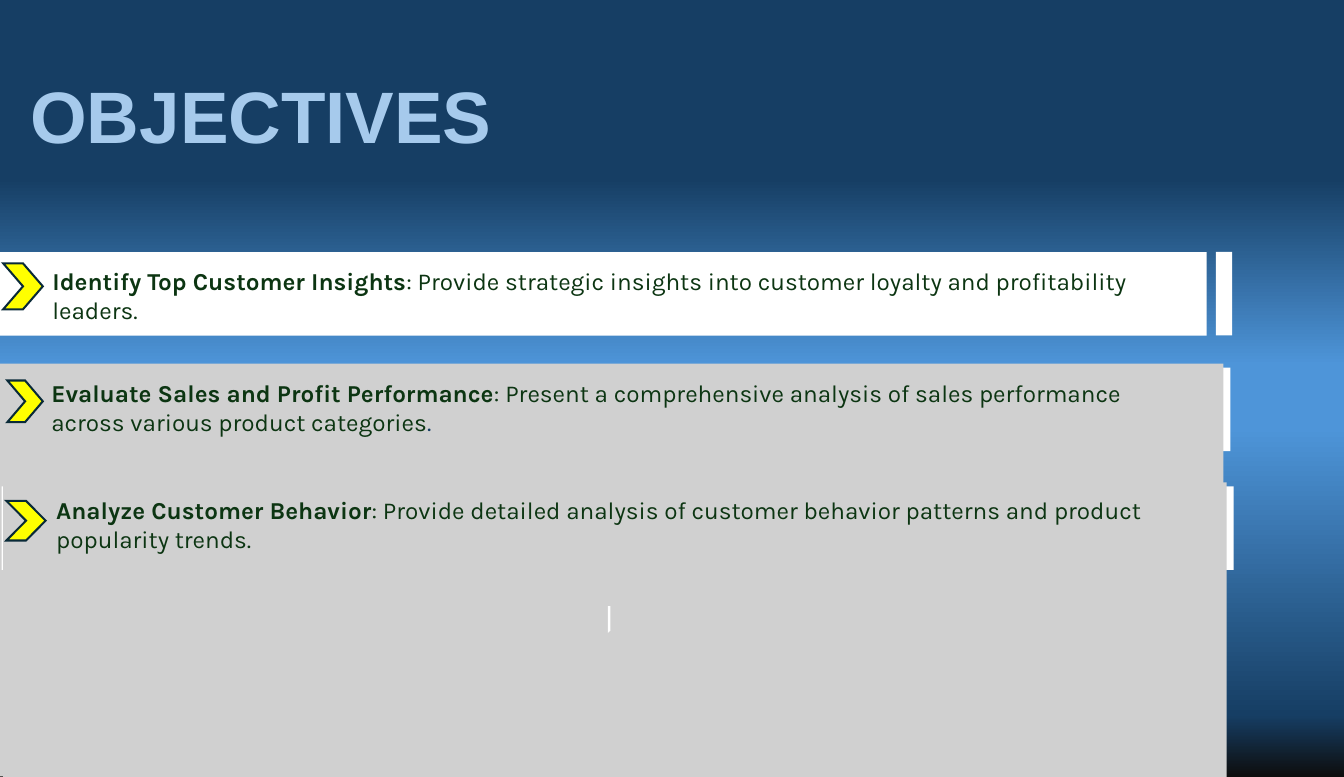
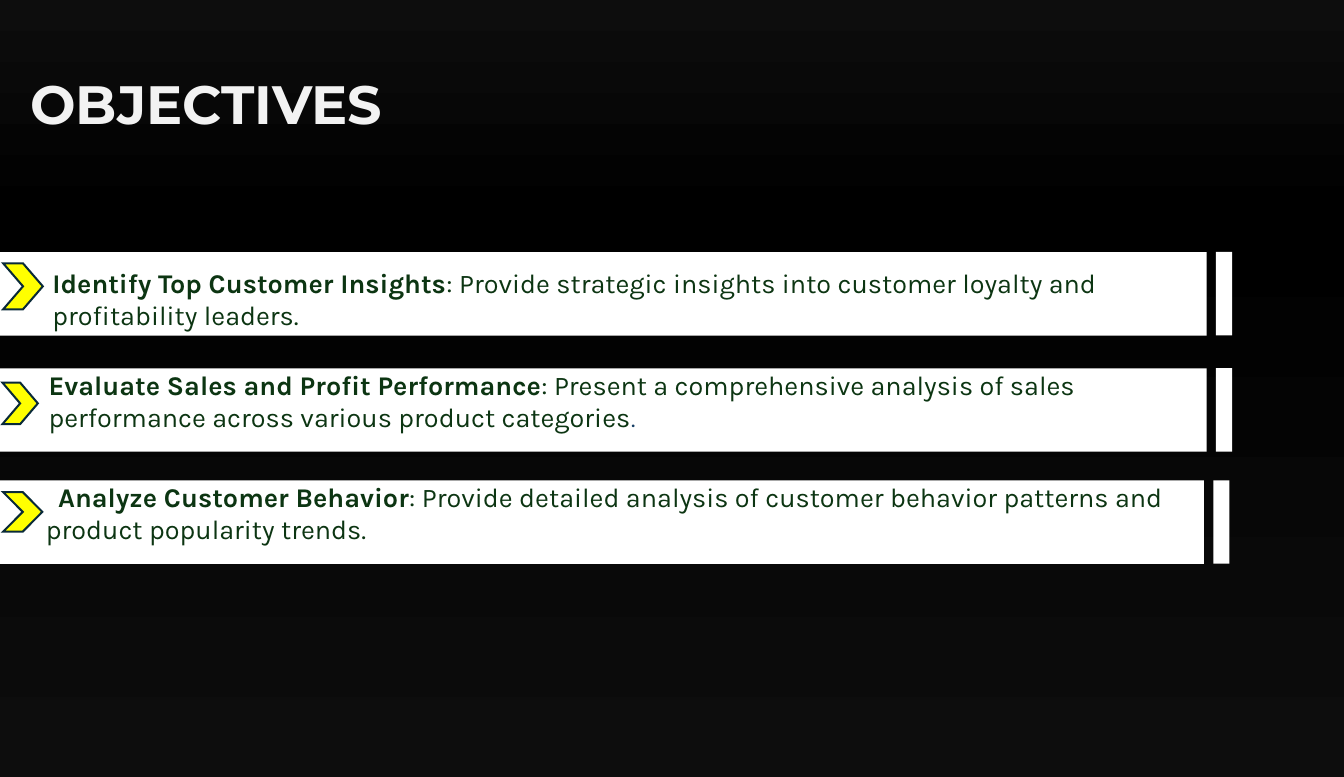
Before and after one commit to jasnoorvirk26/SuperstoreSalesAnalysis, a slide deck: slide 4 of Superstore-Analysis-Presentation.pptx. Drawn at 1344x777 pixels with LibreOffice and Linux fonts; fonts in the diff are those of the drawing; grey boxes stand for pictures; background and template pictures are left out. Boxes give left, top, right and bottom in pixels: in the first picture for what was removed or moved away, otherwise in the second. Text is boxed around its words. In the diff, an @@ line names an element or a change of style, - is before the commit and + after.

```diff
--- a/Superstore-Analysis-Presentation.pptx
+++ b/Superstore-Analysis-Presentation.pptx
@@ background gradient #163E64 to #4E95D9 to #0D0D0D to gradient #0D0D0D to #000000 @@
@@ title "OBJECTIVES" at box(30, 85, 382, 125): size 54 to 40 pt, font Arial to Montserrat, text colour #A6CAEC to #F2F2F2 @@
@@ text "Identify Top Customer Insights: Provide ..." at box(52, 274, 1096, 332): size 18 to 20 pt @@
@@ picture removed at box(0, 363, 1223, 776) @@
@@ freeform shape added at box(0, 368, 1232, 452), fill #FFFFFF, 20 pt, text #0D3612 @@
+  Evaluate Sales and Profit Performance: Present a comprehensive analysis of sales performance across various product categories.
@@ chevron: place and size @@
-chevron at box(8, 381, 43, 423)
+chevron at box(3, 383, 38, 425)
@@ text removed at box(51, 385, 1120, 437) @@
-Evaluate Sales and Profit Performance: Present a comprehensive analysis of sales performance across various product categories.
@@ freeform shape: place and size @@
-freeform shape at box(0, 367, 1230, 451)
+freeform shape at box(606, 372, 609, 399)
@@ freeform shape added at box(0, 481, 1229, 565), fill #FFFFFF, 20 pt, text #0D3612 @@
+  Analyze Customer Behavior: Provide detailed analysis of customer behavior patterns and product popularity trends.
@@ freeform shape removed at box(2, 487, 1234, 570) @@
@@ chevron: place and size @@
-chevron at box(7, 501, 46, 541)
+chevron at box(3, 493, 42, 533)
@@ picture removed at box(3, 483, 1226, 777) @@
@@ text removed at box(56, 502, 1141, 554) @@
-Analyze Customer Behavior: Provide detailed analysis of customer behavior patterns and product popularity trends.
@@ freeform shape removed at box(608, 606, 611, 634) @@
```
Also in this commit, not shown: 14 other slides changed.
